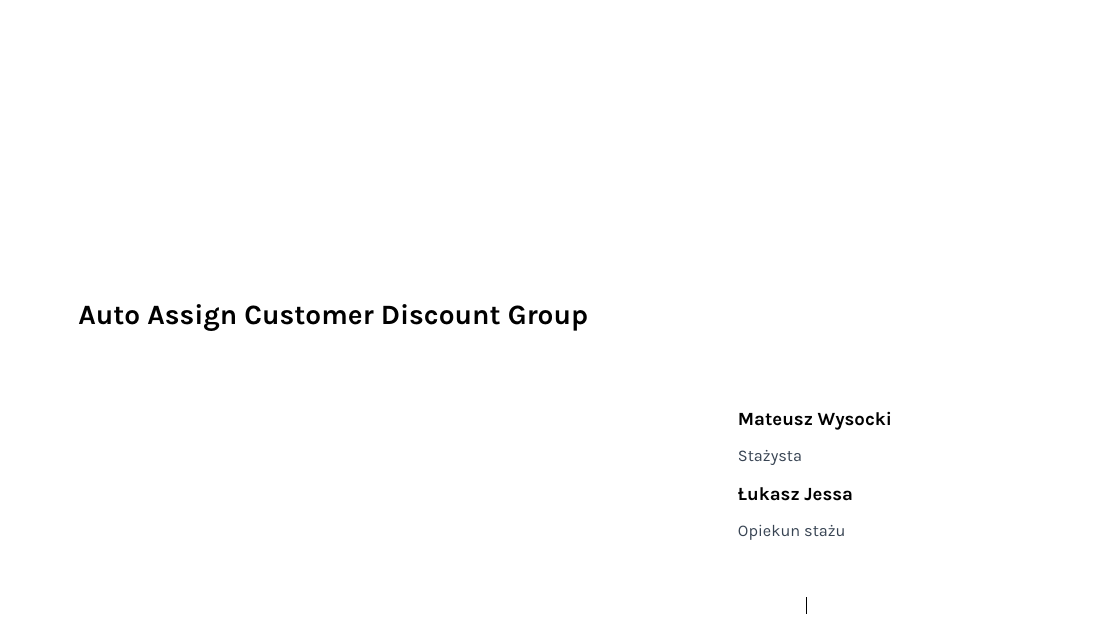
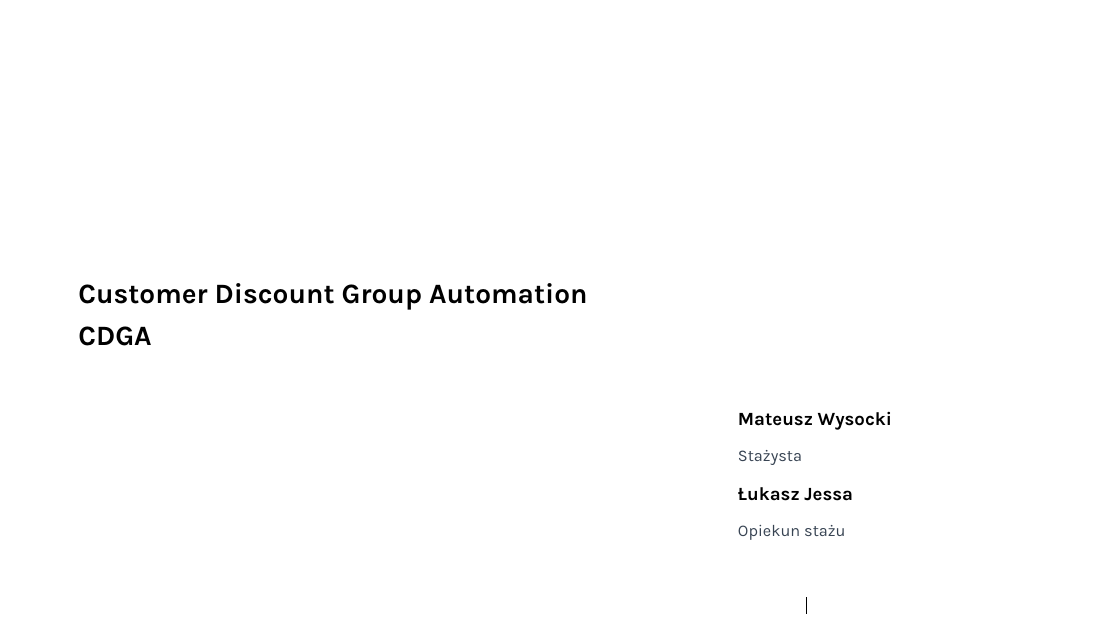
Before and after one commit to matwys/Automation-of-sales-discounts---BC-extension, a slide deck: slide 2 of Presentation.pptx. Drawn at 1120x630 pixels with LibreOffice and Linux fonts; fonts in the diff are those of the drawing; background and template pictures are left out. Boxes give left, top, right and bottom in pixels: in the first picture for what was removed or moved away, otherwise in the second. Text is boxed around its words. In the diff, an @@ line names an element or a change of style, - is before the commit and + after.

```diff
--- a/Presentation.pptx
+++ b/Presentation.pptx
@@ text at (x1=78, y1=283, x2=587, y2=346): text changed @@
-Auto Assign Customer Discount Group
+Customer Discount Group Automation
+CDGA
```
Also in this commit, not shown: 1 other slide changed, 11 other files.
